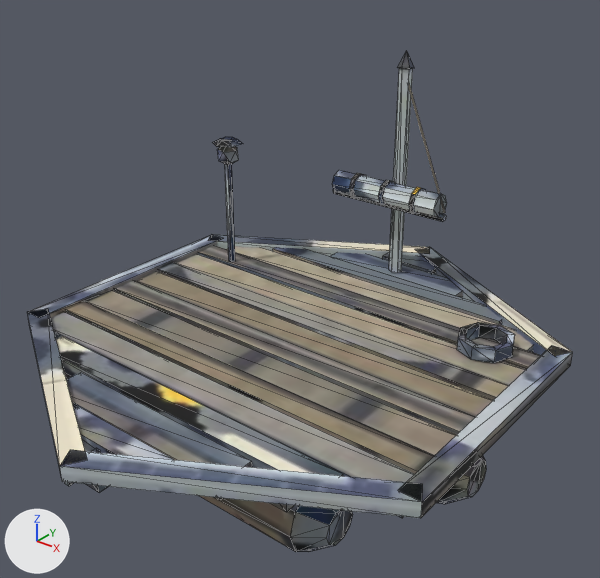
An edit to the glTF model client/public/city/raft-a-age20.glb, drawn before and after from the same camera.
Before and after are seen from a camera (50 mm lens) standing at (1.563, -1.888, 1.725) and looking at (0.06, -0.01, 0.56). The lights are fixed; the arrows at lower left show +X, +Y and +Z. The first picture is the older version. Mesh edges are drawn as thin lines. Where no turn or scale is listed for an object, it has been applied to the vertices. Vertices at exactly the same position are counted once.

Objects in the first picture: 'raft-a-age20'.
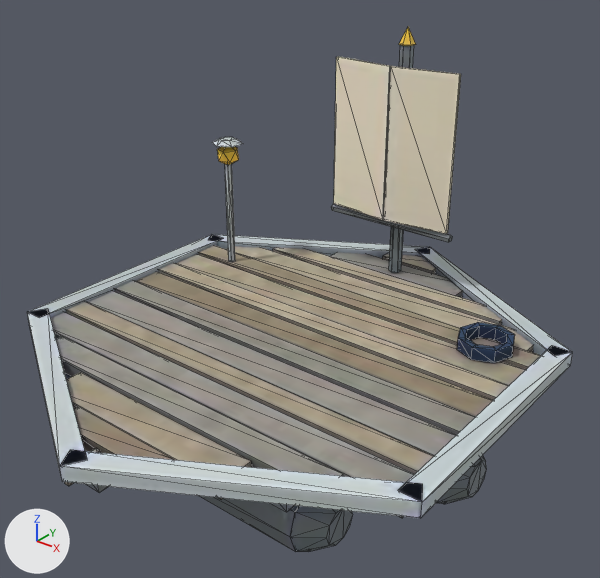
Where the newer file only moved an object's origin or applied its transform, the numbers keep the older frame.

Boxes [x1, y1, x2, y2] around the edits, measured in the pictures (600 x 578 px; the box of a moved part takes in the faces that stretch with it):
'raft-a-age20', reshaped
    before: [27, 51, 573, 552]
    after: [27, 27, 573, 552]
part 1 of me_raft_a_age20, moved or reshaped
    before: [397, 51, 414, 69]
    after: [399, 27, 416, 46]
part 2 of me_raft_a_age20, deleted
    before: [378, 180, 395, 206]
part 3 of me_raft_a_age20, deleted
    before: [409, 187, 426, 214]
part 4 of me_raft_a_age20, deleted
    before: [349, 173, 366, 198]
part 5 of me_raft_a_age20, deleted
    before: [408, 84, 445, 213]
part 6 of me_raft_a_age20, moved or reshaped
    before: [332, 68, 447, 273]
    after: [331, 45, 461, 273]
part 7 of me_raft_a_age20, surface changed (lighter)
    before: [27, 68, 573, 552]
    after: [27, 45, 573, 552]

Edits to the bpy script that builds the scene:
```text
Change me_raft_a_age20:
    used by ob_raft_a_age20; location = (0.0, 0.0, 0.613)
    remove me_raft_a_age20.from_pydata(...)  # 473 vertices, 892 faces; spans x -0.8..0.8, y -0.92..0.92, z -0.6..0.6
    add me_raft_a_age20.from_pydata(...)  # 419 vertices, 796 faces; spans x -0.8..0.8, y -0.92..0.92, z -0.6..0.68
    me_raft_a_age20 part 1: the loose piece of 7 vertices spanning x -0.03..0.03, y 0.63..0.69, z 0.54..0.6 is moved by (0.0, 0.0, 0.08)
    me_raft_a_age20 part 2: the loose piece of 16 vertices spanning x -0.01..0.01, y 0.53..0.63, z 0.05..0.15 is deleted
    me_raft_a_age20 part 3: the loose piece of 16 vertices spanning x 0.12..0.14, y 0.53..0.63, z 0.05..0.15 is deleted
    me_raft_a_age20 part 4: the loose piece of 16 vertices spanning x -0.14..-0.12, y 0.53..0.63, z 0.05..0.15 is deleted
    me_raft_a_age20 part 5: the loose piece of 6 vertices spanning x 0.0..0.24, y 0.58..0.66, z 0.08..0.52 is deleted
    me_raft_a_age20 part 6
    10 vertices are removed from x -0.22..0.22, y 0.53..0.63, z 0.05..0.14
    27 faces are deleted
    6 vertices in x -0.02..0.02, y 0.64..0.68, z 0.54 move by (0.0, 0.0, 0.08)
    5 vertices in x -0.24, y 0.57..0.59, z 0.05..0.07 move by (-0.02, 0.02, -0.08)
    5 vertices in x 0.24, y 0.57..0.59, z 0.05..0.07 move by (0.02, 0.02, -0.08)
    6 vertices move from x -0.22..0.22, y 0.53..0.63, z 0.05..0.13 to x -0.25..0.0, y 0.56..0.6, z 0.0..0.56
    10 vertices are added at x -0.25..0.25, y 0.56..0.6, z 0.0..0.56
    23 new faces join them
    me_raft_a_age20 part 7: 751 kept faces spanning x -0.8..0.8, y -0.92..0.92, z -0.6..0.62 get new texture (UV) coordinates
```
